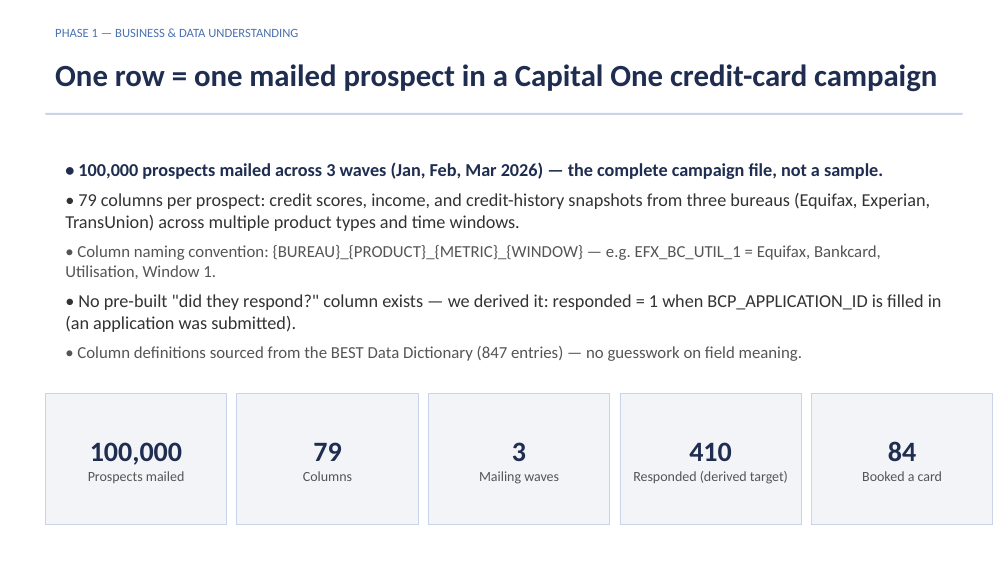
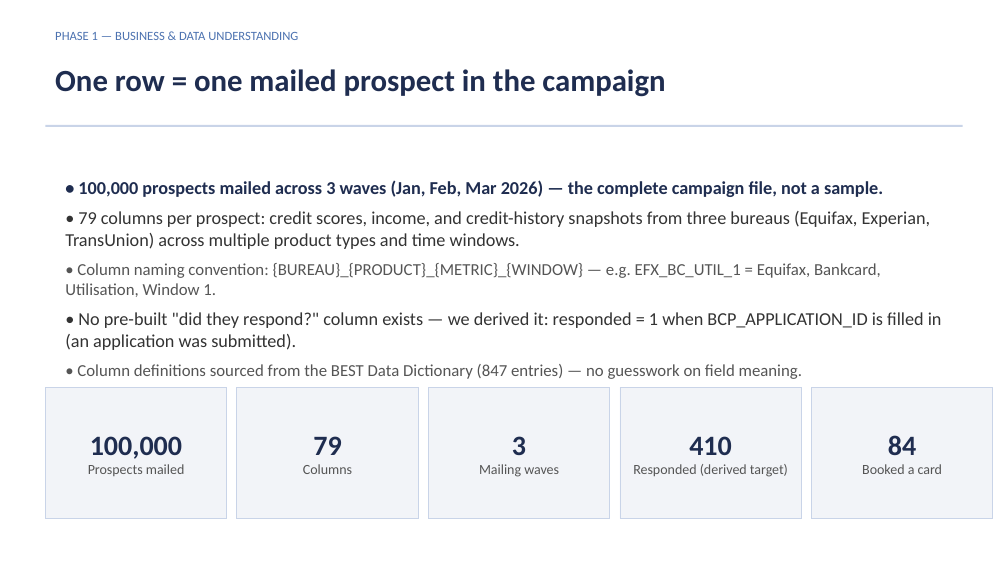
Before and after one commit to adarshkuthuru/segmentation-and-feature-discovery-claude-demo, a slide deck: slide 2 of outputs/EDA/Full_Data_executive_summary.pptx. Drawn at 1008x567 pixels with LibreOffice and Linux fonts; fonts in the diff are those of the drawing. Boxes give left, top, right and bottom in pixels: in the first picture for what was removed or moved away, otherwise in the second. Text is boxed around its words. In the diff, an @@ line names an element or a change of style, - is before the commit and + after.

```diff
--- a/outputs/EDA/Full_Data_executive_summary.pptx
+++ b/outputs/EDA/Full_Data_executive_summary.pptx
@@ text at bbox=[55, 69, 665, 97]: text changed @@
-One row = one mailed prospect in a Capital One credit-card campaign
+One row = one mailed prospect in the campaign
@@ rectangle: place and size @@
-rectangle at bbox=[45, 113, 963, 115]
+rectangle at bbox=[45, 125, 963, 127]
@@ text "• 100,000 prospects mailed across ...": place and size @@
-text "• 100,000 prospects mailed across ..." at bbox=[65, 162, 942, 361]
+text "• 100,000 prospects mailed across ..." at bbox=[65, 180, 942, 379]
@@ 5 rectangles: place and size @@
-5 rectangles at bbox=[45, 393, 993, 524]
+5 rectangles at bbox=[45, 387, 993, 518]
```
Also in this commit, not shown: 8 other slides changed, 5 other files.
